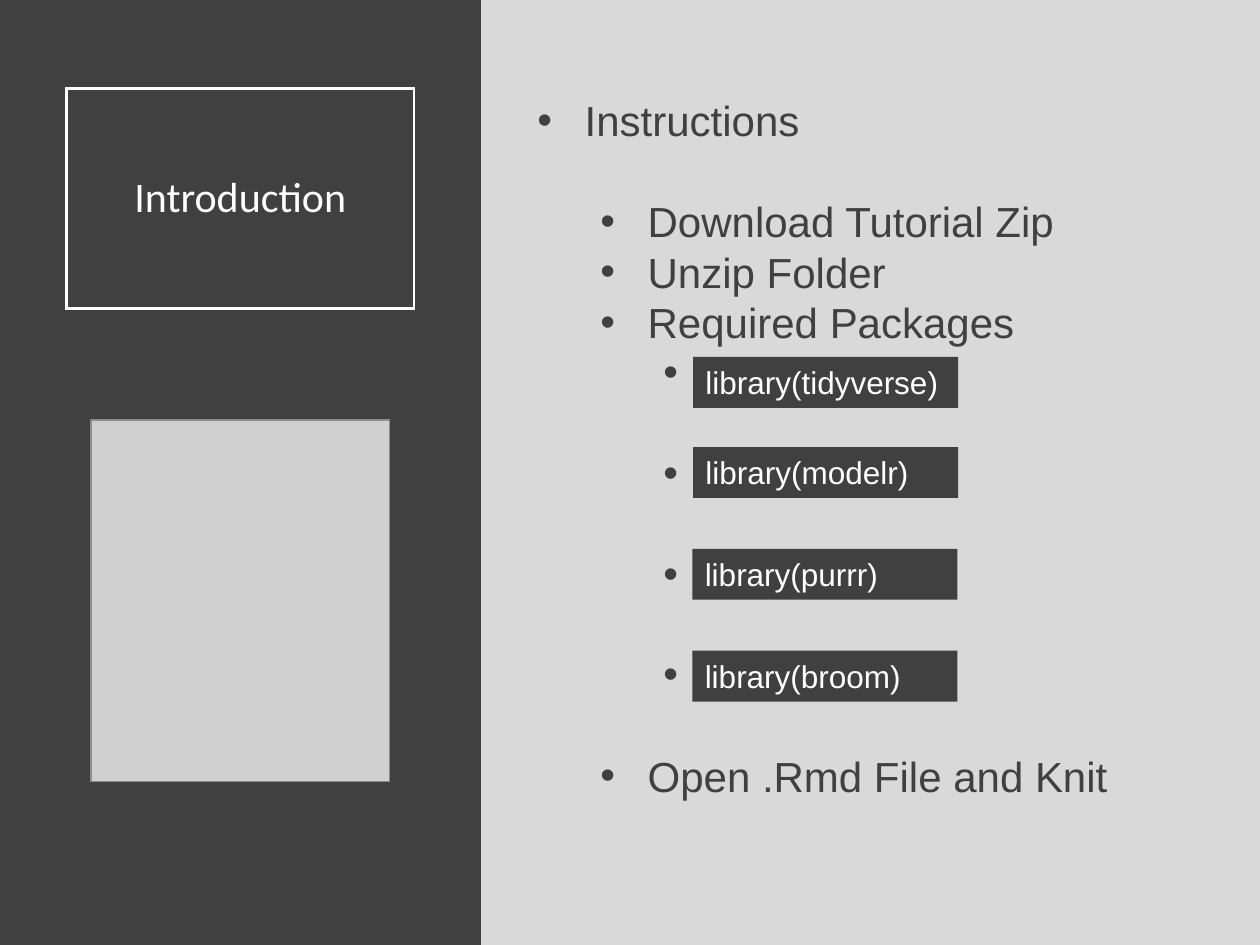
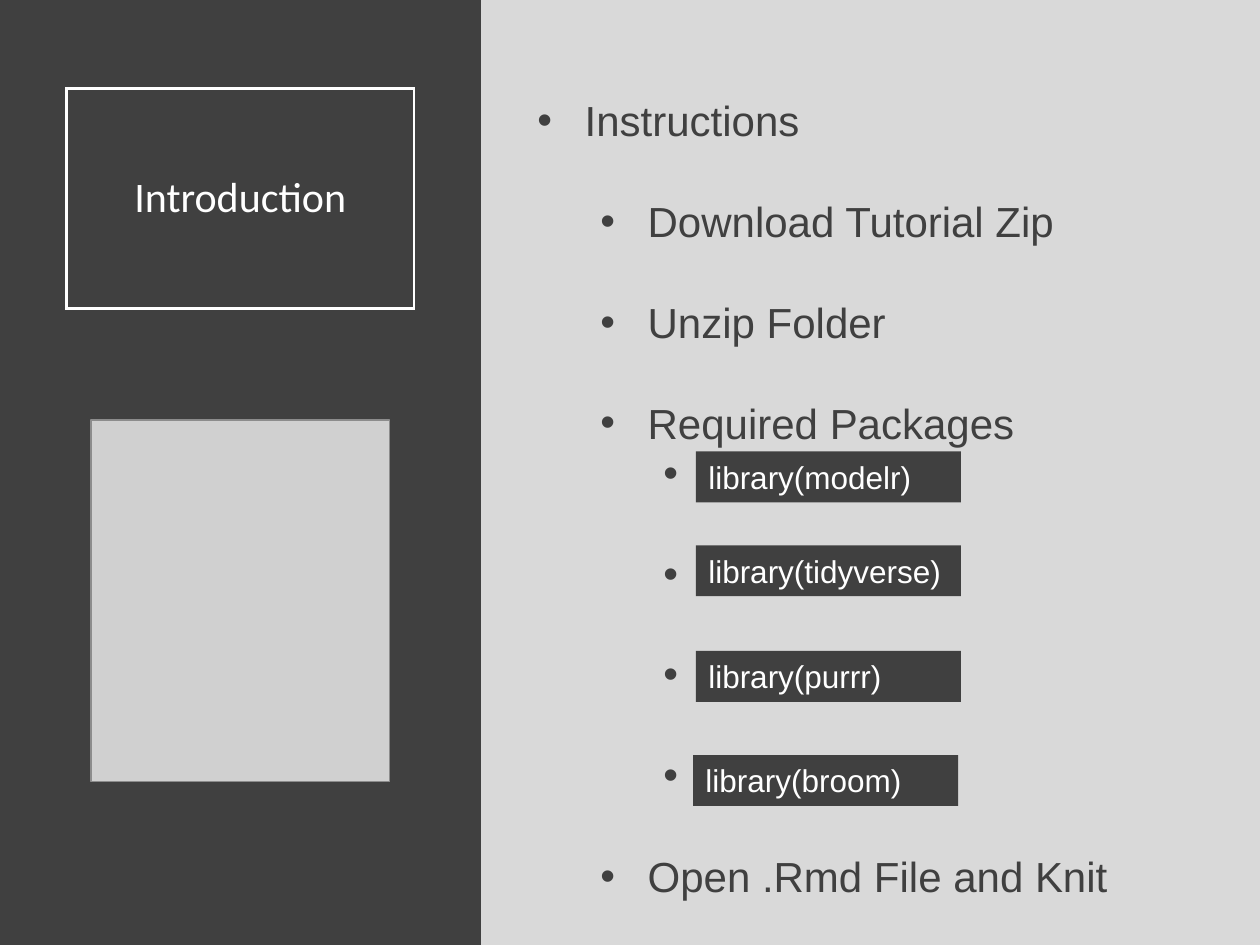
Before and after one commit to Yixf-Self/STOR320_WEBSITE, a slide deck: slide 2 of Lecture/Modeling 4/Modeling_4_Lecture.pptx. Drawn at 1260x945 pixels with LibreOffice and Linux fonts; fonts in the diff are those of the drawing; grey boxes stand for pictures. Boxes give left, top, right and bottom in pixels: in the first picture for what was removed or moved away, otherwise in the second. Text is boxed around its words. In the diff, an @@ line names an element or a change of style, - is before the commit and + after.

```diff
--- a/Lecture/Modeling 4/Modeling_4_Lecture.pptx
+++ b/Lecture/Modeling 4/Modeling_4_Lecture.pptx
@@ text "Instructions" rewrapped from [585,105,1107,800] to [585,105,1107,901] @@
@@ rectangle "library(modelr)": place and size @@
-rectangle "library(modelr)" at [693,447,958,498]
+rectangle "library(modelr)" at [696,451,960,501]
@@ rectangle "library(tidyverse)": place and size @@
-rectangle "library(tidyverse)" at [693,357,958,407]
+rectangle "library(tidyverse)" at [696,546,960,596]
@@ rectangle "library(purrr)": place and size @@
-rectangle "library(purrr)" at [693,549,958,600]
+rectangle "library(purrr)" at [696,651,960,702]
@@ rectangle "library(broom)": place and size @@
-rectangle "library(broom)" at [693,650,958,701]
+rectangle "library(broom)" at [693,755,958,805]
```
Also in this commit, not shown: 4 other slides changed, 7 other files.
